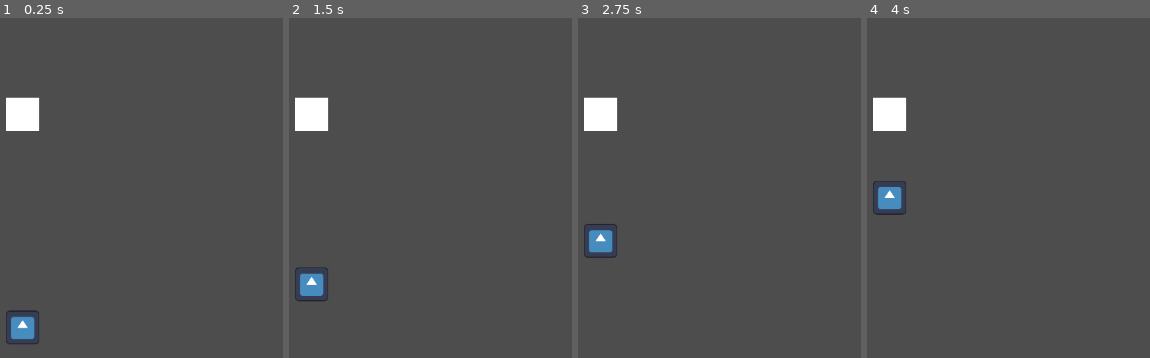
Above: before the commit, frames 1-4 (left to right).
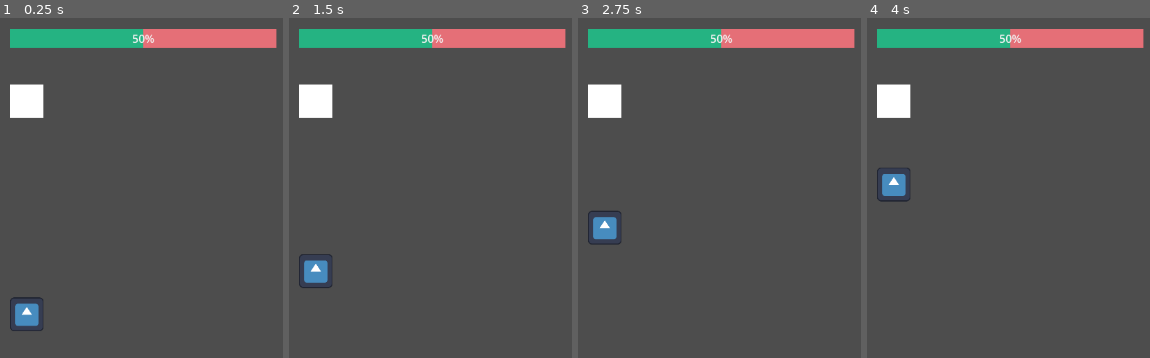
Above: after the commit, the same moments.

Repository: crawsoir/pizza_game
Game: Godot game, scene res://main.tscn
The game is run twice, just before and just after one commit, with the same random seed, the same clock (stepped at 60 frames per second) and the same inputs. The engine's default icon, where the game draws it, is replaced by a stand-in: a white triangle on a blue panel in a dark square.
Inputs:
- Up to frame 1 (0.25 s): no input
- Up to frame 2 (1.5 s): no input
- Up to frame 3 (2.75 s): no input
- Up to frame 4 (4 s): no input

The runs differ from the first frame. In frame 1, 7.4% of the frame differs, in the area x 2-98%, y 3-96%; in frame 2, 7.4%; in frame 3, 7.4%, in the area x 2-98%, y 3-71%; in frame 4, 7.4%.

Commit message:
Added Sus Meter

Diff:
--- a/Gamepad/Letter.gd
+++ b/Gamepad/Letter.gd
@@ -1,15 +1,18 @@
 class_name Letter
 extends Node2D
+signal letterHighwayPressed
 
 @onready var highway: Highway = get_parent()
 
 enum LetterState {RISING, EARLY, PERFECT, LATE, OUT_OF_BOUNDS}
 
 var state: LetterState = LetterState.RISING
+var origin = Vector2(0, 0)
 var endPoint = Vector2(0, 0)
 
 # Called when the node enters the scene tree for the first time.
 func _ready():
+	origin = self.position
 	endPoint = Vector2(self.position.x, self.position.y - 1000)
 
 func _process(delta):
@@ -17,15 +20,22 @@
 
 func _input(event):
 	if (event.is_action_pressed(highway.key_to_press)):
+		var score = 0
 		match(state):
 			LetterState.EARLY:
+				score = 5
 				print("EARLY")
 			LetterState.PERFECT:
+				score = 10
 				print("PERFECT")
 			LetterState.LATE:
+				score = 4
 				print("LATE")
 			LetterState.OUT_OF_BOUNDS:
 				print("OUT OF BOUNDS")
+			_:
+				return
+		emit_signal("letterHighwayPressed", score)
 		queue_free()
 
 func _on_perfect_key_press_area_body_entered(body: Letter):
@@ -33,6 +43,7 @@
 
 func _on_out_key_press_area_body_entered(body: Letter):
 	state = LetterState.OUT_OF_BOUNDS
+	emit_signal("letterHighwayPressed", -10)
 
 func _on_late_key_press_area_body_entered(body: Letter):
 	state = LetterState.LATE
--- a/Gamepad/game_pad.tscn
+++ b/Gamepad/game_pad.tscn
@@ -1,9 +1,30 @@
-[gd_scene load_steps=2 format=3 uid="uid://djujc4ihhsif0"]
+[gd_scene load_steps=6 format=3 uid="uid://08vcnpvprh3y"]
 
 [ext_resource type="PackedScene" uid="uid://biag51tci0d3v" path="res://Gamepad/letter_highway.tscn" id="1_tgj43"]
+[ext_resource type="Script" path="res://Gamepad/sus_meter.gd" id="2_f7cem"]
+
+[sub_resource type="Theme" id="Theme_ujehj"]
+
+[sub_resource type="StyleBoxFlat" id="StyleBoxFlat_msdag"]
+bg_color = Color(0.899059, 0.435421, 0.466352, 1)
+
+[sub_resource type="StyleBoxFlat" id="StyleBoxFlat_a1c4w"]
+bg_color = Color(0.145038, 0.702115, 0.509318, 1)
 
 [node name="GamePad" type="Node2D"]
 
 [node name="LetterHighway" parent="." instance=ExtResource("1_tgj43")]
+position = Vector2(24, 104)
 speed = 50
 key_to_press = "d_key"
+
+[node name="SusMeter" type="ProgressBar" parent="."]
+offset_right = 384.0
+offset_bottom = 27.0
+theme = SubResource("Theme_ujehj")
+theme_override_styles/background = SubResource("StyleBoxFlat_msdag")
+theme_override_styles/fill = SubResource("StyleBoxFlat_a1c4w")
+value = 50.0
+script = ExtResource("2_f7cem")
+
+[connection signal="changeSusAmount" from="LetterHighway" to="SusMeter" method="_on_letter_highway_change_sus_amount"]
--- a/Gamepad/letter_highway.gd
+++ b/Gamepad/letter_highway.gd
@@ -1,5 +1,6 @@
 class_name Highway
 extends Node2D
+signal changeSusAmount
 
 @export var speed = 100
 @export var letter = "m"
@@ -21,3 +22,7 @@
 
 func get_key_to_press():
 	return key_to_press
+
+
+func _on_letter_letter_highway_pressed(amount):
+	emit_signal("changeSusAmount", amount)
--- a/Gamepad/letter_highway.tscn
+++ b/Gamepad/letter_highway.tscn
@@ -71,3 +71,4 @@
 [connection signal="body_entered" from="PerfectKeyPressArea" to="Letter" method="_on_perfect_key_press_area_body_entered"]
 [connection signal="body_exited" from="PerfectKeyPressArea" to="Letter" method="_on_perfect_key_press_area_body_exited"]
 [connection signal="body_entered" from="EarlyKeyPressArea" to="Letter" method="_on_early_key_press_area_body_entered"]
+[connection signal="letterHighwayPressed" from="Letter" to="." method="_on_letter_letter_highway_pressed"]
--- /dev/null
+++ b/Gamepad/sus_meter.gd
@@ -0,0 +1,18 @@
+class_name SusMeter
+extends ProgressBar
+
+# Called when the node enters the scene tree for the first time.
+func _ready():
+	pass
+
+# Called every frame. 'delta' is the elapsed time since the previous frame.
+func _process(delta):
+	pass
+
+func changeSusLevel(amount):
+	print(amount)
+
+
+func _on_letter_highway_change_sus_amount(amount):
+	print(amount)
+	self.value += amount
--- a/main.tscn
+++ b/main.tscn
@@ -1,8 +1,8 @@
 [gd_scene load_steps=2 format=3 uid="uid://ct6qa41n4r3es"]
 
-[ext_resource type="PackedScene" uid="uid://djujc4ihhsif0" path="res://Gamepad/game_pad.tscn" id="1_dadtc"]
+[ext_resource type="PackedScene" uid="uid://08vcnpvprh3y" path="res://Gamepad/game_pad.tscn" id="1_34tep"]
 
 [node name="Node2D" type="Node2D"]
 
-[node name="GamePad" parent="." instance=ExtResource("1_dadtc")]
-position = Vector2(34, 139)
+[node name="GamePad" parent="." instance=ExtResource("1_34tep")]
+position = Vector2(16, 16)
--- a/project.godot
+++ b/project.godot
@@ -14,6 +14,10 @@
 run/main_scene="res://main.tscn"
 config/features=PackedStringArray("4.0", "Forward Plus")
 config/icon="res://icon.svg"
+
+[autoload]
+
+SignalBus="*res://signal_bus.gd"
 
 [input]
 
